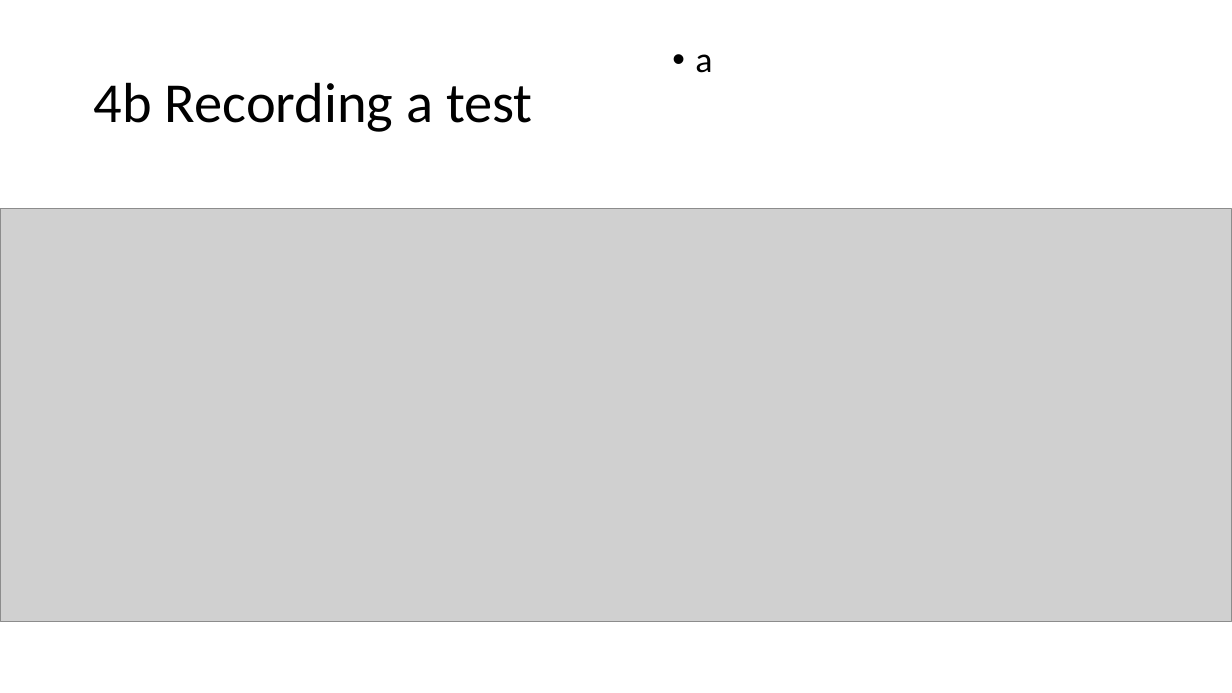
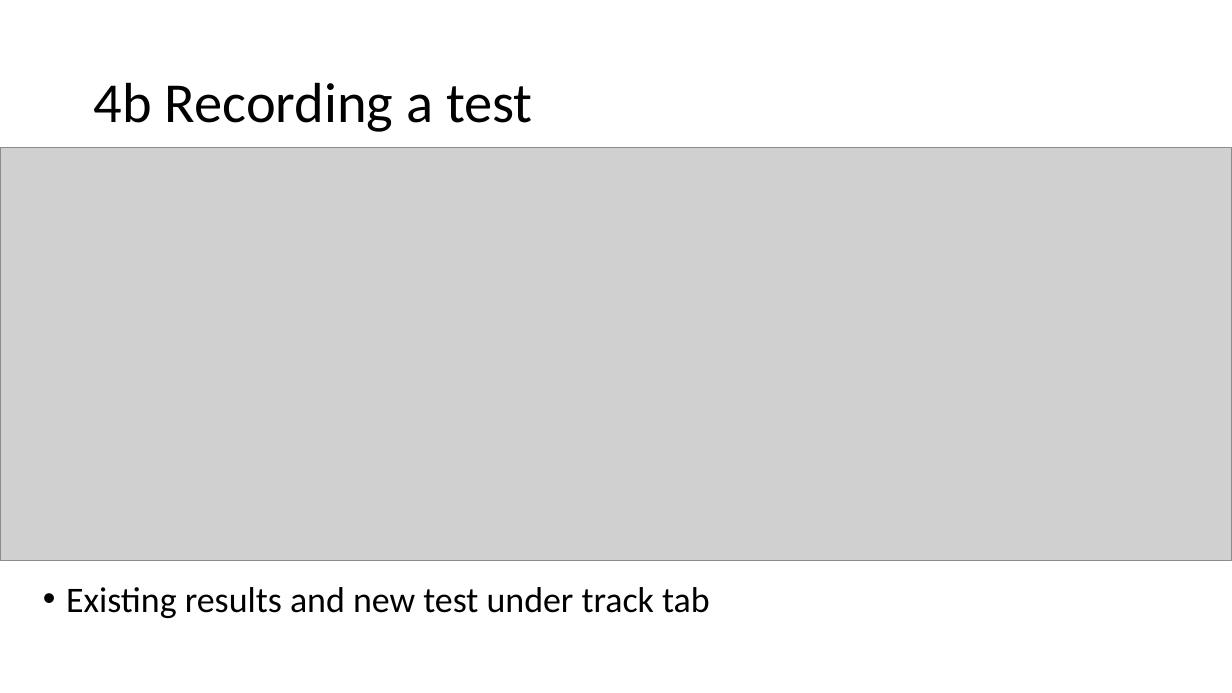
Before and after one commit to davidhay25/framingham, a slide deck: slide 30 of artifacts/conMan.pptx (slide 23 before the commit). Drawn at 1232x693 pixels with LibreOffice and Linux fonts; fonts in the diff are those of the drawing; grey boxes stand for pictures. Boxes give left, top, right and bottom in pixels: in the first picture for what was removed or moved away, otherwise in the second. Text is boxed around its words. In the diff, an @@ line names an element or a change of style, - is before the commit and + after.

```diff
--- a/artifacts/conMan.pptx
+++ b/artifacts/conMan.pptx
@@ text removed at (x1=695, y1=54, x2=712, y2=73) @@
-• a
@@ picture moved from (x1=0, y1=209, x2=1232, y2=622) to (x1=0, y1=148, x2=1232, y2=561) @@
@@ text added at (x1=66, y1=587, x2=710, y2=618), 28 pt, text #000000 @@
+• Existing results and new test under track tab
```
Also in this commit, not shown: 11 other slides changed, 8 slides added, 2 other files.
